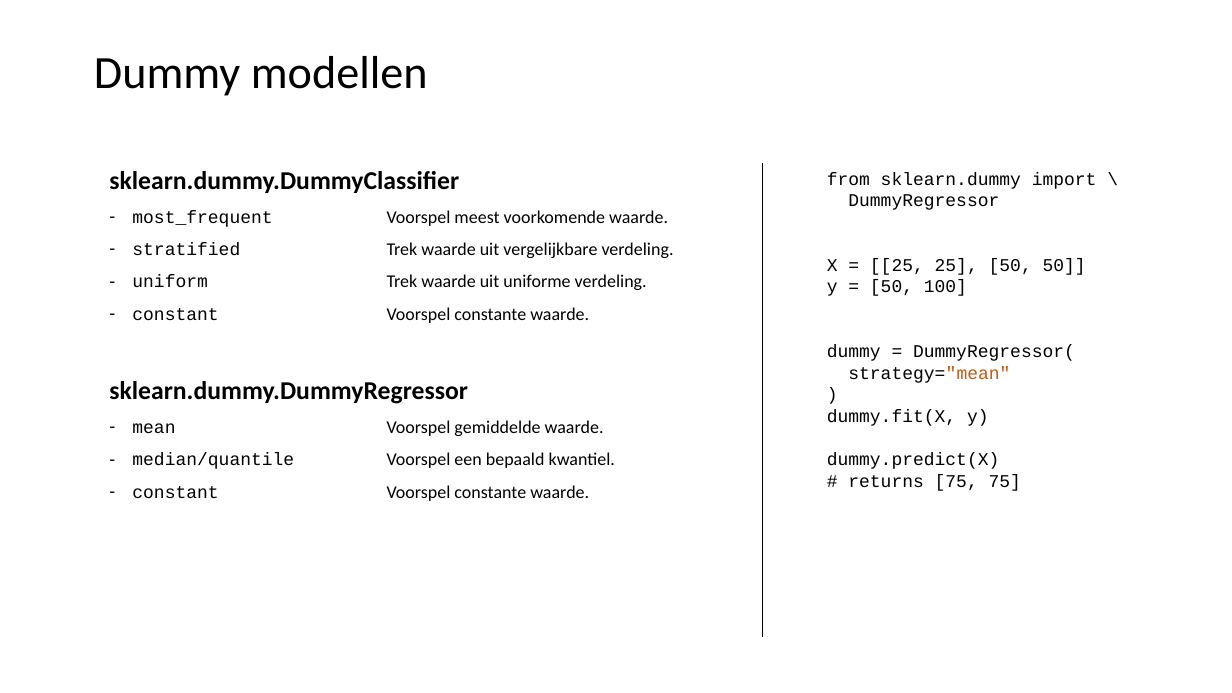
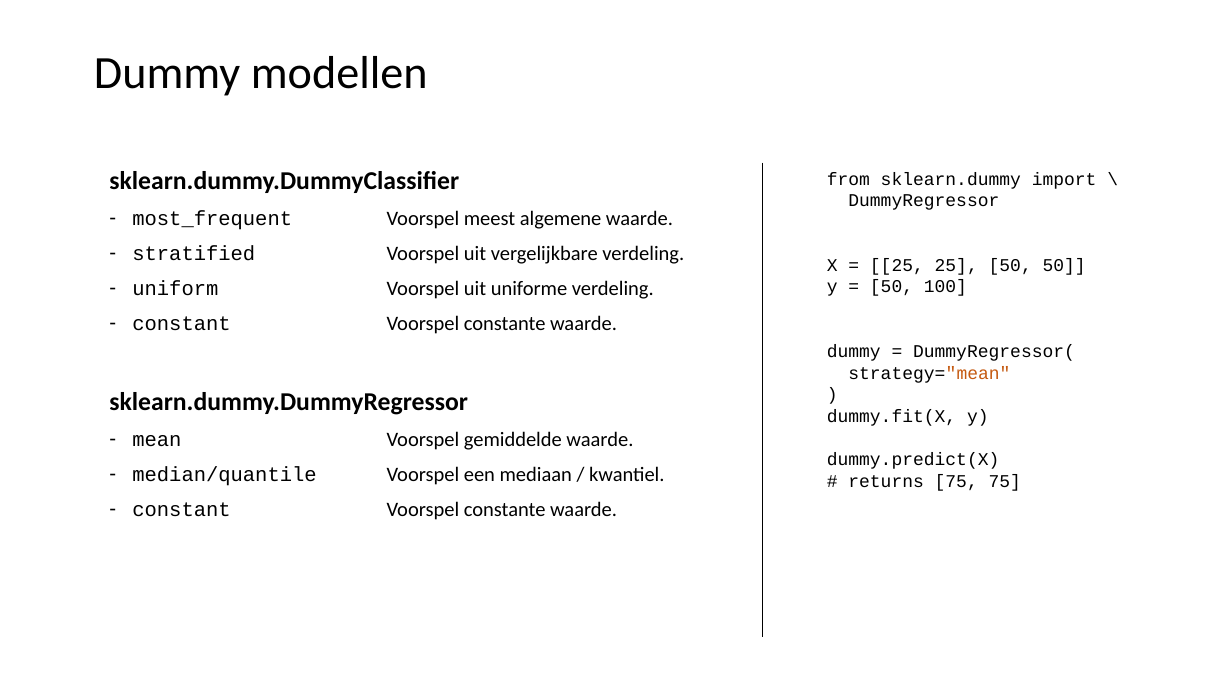
Before and after one commit to LFKoning/knowledge-sharing, a slide deck: slide 35 of python_trainees/4_scikit_learn/python_traineeship_4.pptx (slide 30 before the commit). Drawn at 1232x693 pixels with LibreOffice and Linux fonts; fonts in the diff are those of the drawing. Boxes give left, top, right and bottom in pixels: in the first picture for what was removed or moved away, otherwise in the second. Text is boxed around its words. In the diff, an @@ line names an element or a change of style, - is before the commit and + after.

```diff
--- a/python_trainees/4_scikit_learn/python_traineeship_4.pptx
+++ b/python_trainees/4_scikit_learn/python_traineeship_4.pptx
@@ text at box(132, 210, 684, 299): text changed; size 14 to 16 pt @@
-– most_frequent Voorspel meest voorkomende waarde.
-– stratified Trek waarde uit vergelijkbare verdeling.
-– uniform Trek waarde uit uniforme verdeling.
+– most_frequent Voorspel meest algemene waarde.
+– stratified Voorspel uit vergelijkbare verdeling.
+– uniform Voorspel uit uniforme verdeling.
@@ text at box(132, 315, 633, 520): size 14 to 16 pt in "constant Voorspel constante waarde.", "mean Voorspel gemiddelde waarde.", "constant Voorspel constante waarde." @@
@@ text at box(132, 466, 665, 486): text changed; size 14 to 16 pt @@
-– median/quantile Voorspel een bepaald kwantiel.
+– median/quantile Voorspel een mediaan / kwantiel.
```
Also in this commit, not shown: 10 other slides changed, 3 slides added, 1 slide removed, 10 other files.
